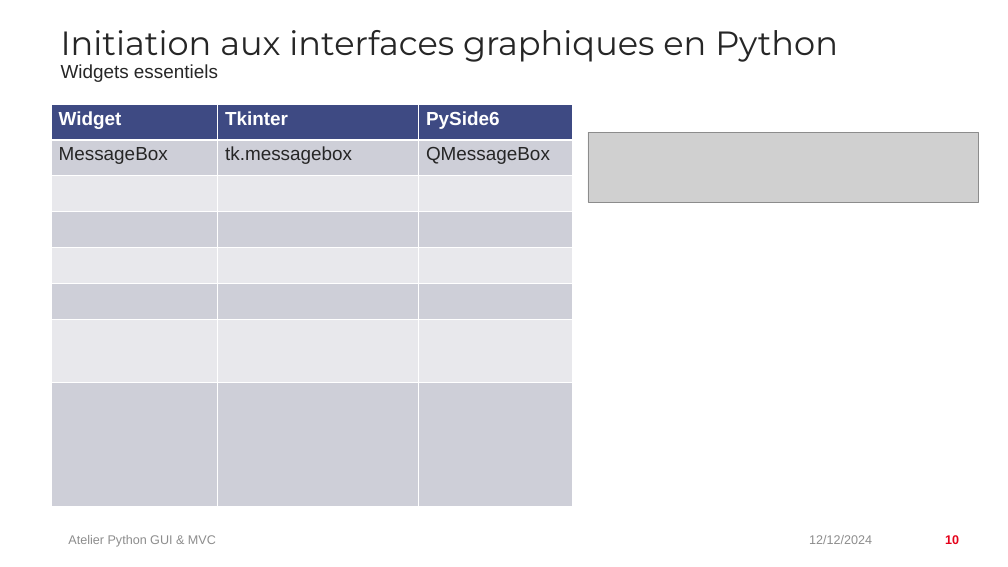
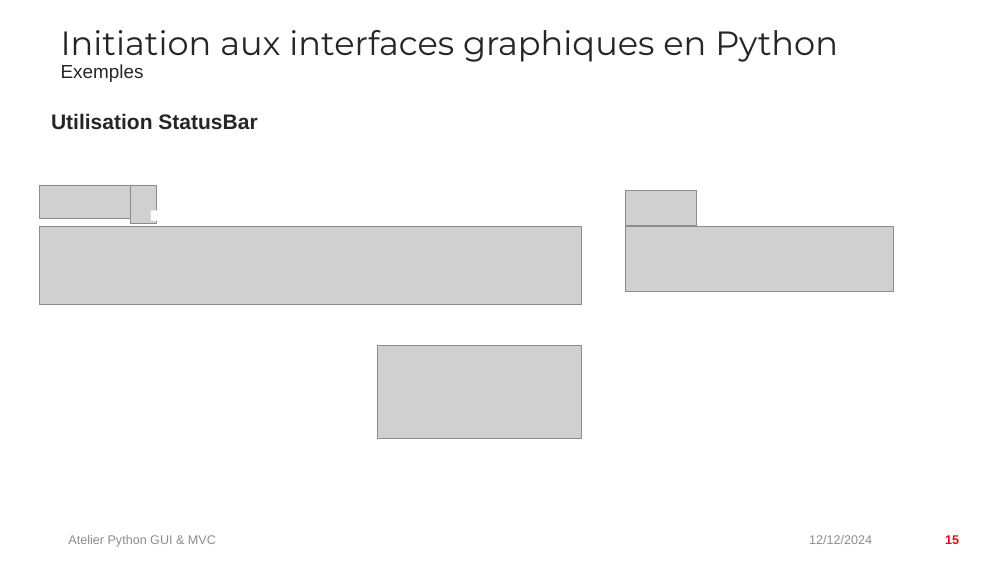
Before and after one commit to Crackvignoule/python-gui-mvc-tutorial, a slide deck: slide 15 of presentation/Atelier Python GUI & MVC.pptx (slide 10 before the commit). Drawn at 1008x567 pixels with LibreOffice and Linux fonts; fonts in the diff are those of the drawing; grey boxes stand for pictures; background and template pictures are left out. Boxes give left, top, right and bottom in pixels: in the first picture for what was removed or moved away, otherwise in the second. Text is boxed around its words. In the diff, an @@ line names an element or a change of style, - is before the commit and + after.

```diff
--- a/presentation/Atelier Python GUI & MVC.pptx
+++ b/presentation/Atelier Python GUI & MVC.pptx
@@ text at <box>61,64,144,82</box>: text changed @@
-Widgets essentiels
+Exemples
@@ table removed at <box>51,104,573,507</box>, 8 rows, 3 columns @@
-Widget | Tkinter | PySide6
-MessageBox | tk.messagebox | QMessageBox
- |  | 
- |  | 
- |  | 
- |  | 
- |  | 
- |  | 
@@ text added at <box>51,113,257,130</box>, 20 pt, text #262626, bold @@
+Utilisation StatusBar
@@ picture removed at <box>588,132,979,202</box> @@
@@ picture added at <box>626,191,697,225</box> @@
@@ group added at <box>40,185,582,304</box>: 3 pictures, 1 rectangle @@
@@ picture added at <box>626,226,895,291</box> @@
@@ picture added at <box>377,346,582,439</box> @@
@@ page number at <box>945,535,959,544</box>: text changed @@
-10
+15
```
Also in this commit, not shown: 6 other slides changed, 4 slides added, 5 other files.
